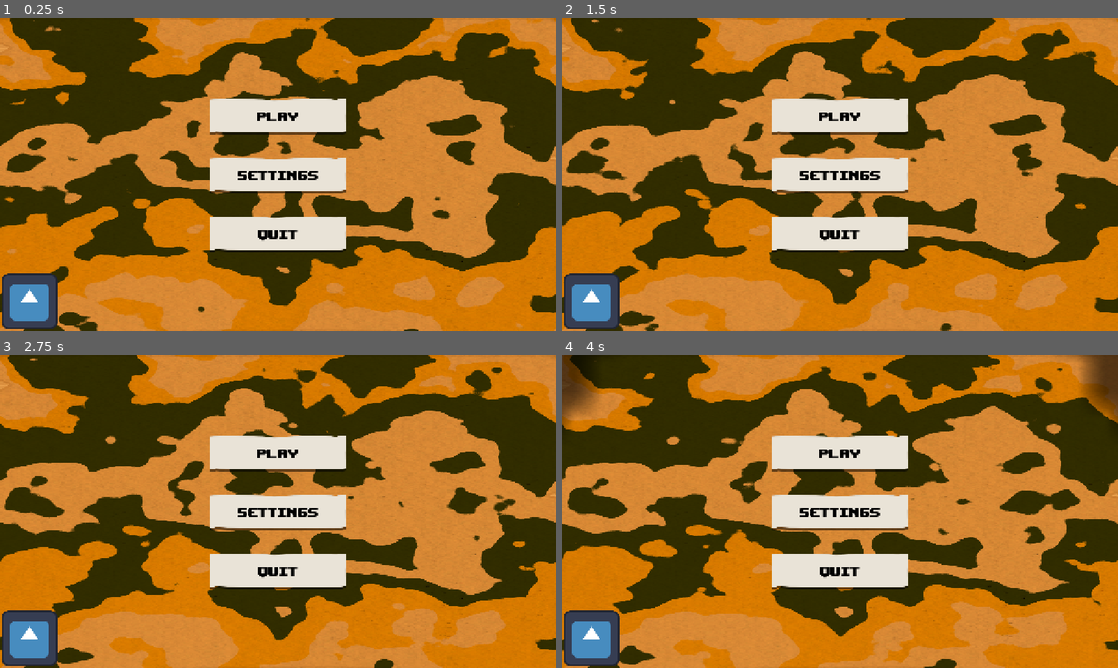
Above: before the commit, frames 1-4 (two rows, left to right).
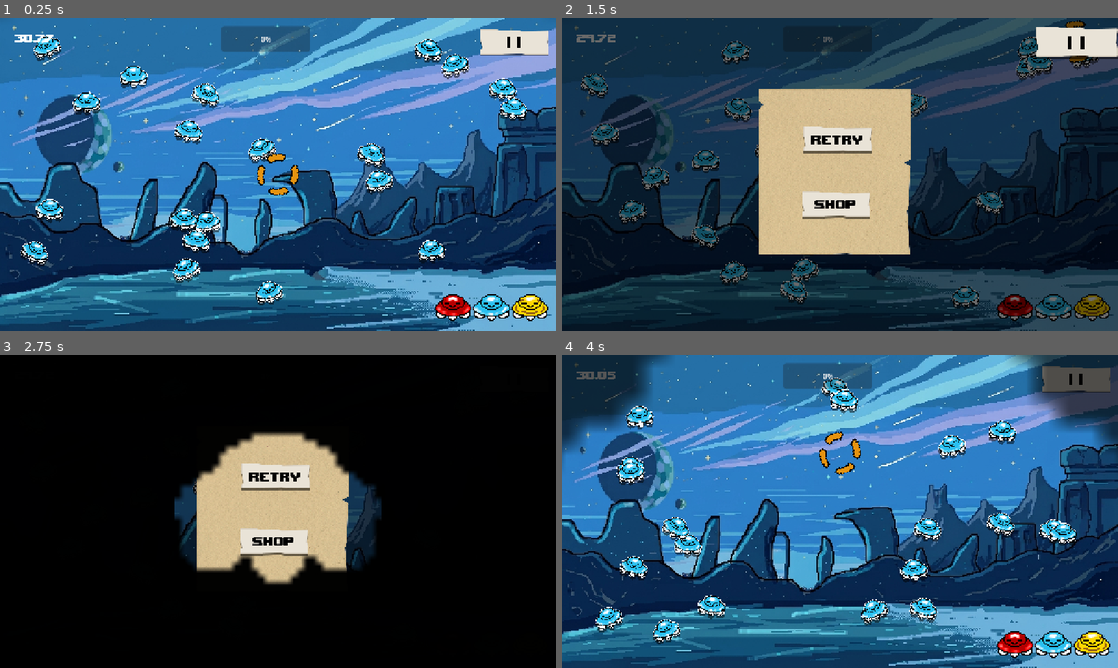
Above: after the commit, the same moments.

Repository: Orion784/paper_save
Game: Godot game, scene res://Scenes/game/game.tscn
Same seed, same stepped clock (60 frames per second), same inputs: the game is played once before the commit and once after it. The engine's default icon, where the game draws it, is replaced by a stand-in: a white triangle on a blue panel in a dark square.
Inputs (mouse positions are in pixels of both pictures, inside the frame that each line leads up to):
- Up to frame 1 (0.25 s): no input
- Up to frame 2 (1.5 s): click (656, 302) at 0.52 s; click (1079, 43) at 1.25 s, where only the run after the commit has a clickable "| |"
- Up to frame 3 (2.75 s): click (278, 477) at 2 s, where only the run after the commit has a clickable "retry"
- Up to frame 4 (4 s): click (840, 511) at 2.75 s, where only the run before the commit has a clickable "settings"; click (840, 452) at 3.5 s, where only the run before the commit has a clickable "play"

The runs differ from the first frame. In frame 1, 100% of the frame differs, in the area x 0-100%, y 0-100%; in frame 2, 100%; in frame 3, 100%; in frame 4, 100%.

Commit message:
tercer commit

Diff:
--- a/Scenes/game/UI/CustomUI/CustomButton/CustomButton.gd
+++ b/Scenes/game/UI/CustomUI/CustomButton/CustomButton.gd
@@ -1,14 +1,18 @@
 extends Button
+
+class_name CustomButton
+
 @export var container : Control
 # Called when the node enters the scene tree for the first time.
 @export var animation : TweenAnim
 @export var shadow: CustomShadow
 @export var current_shadow_size : Enums.ShadowSize
+@onready var textodelboton : RichTextLabel = $RichTextLabel
 
 func _ready() -> void:
 	if container:
 		shadow.container = container
-	$RichTextLabel.text = text
+	textodelboton.text = text
 	if current_shadow_size:
 		shadow.current_shadow_size = current_shadow_size
 
--- a/Scenes/game/entity_manager.gd
+++ b/Scenes/game/entity_manager.gd
@@ -3,6 +3,8 @@
 class_name EntityManager
 
 var play_area : Rect2
+var paused: bool = false
+signal experience_gained(amount:float)
 
 @onready var multimesh: MultiMesh = $MultiMeshInstance2D.multimesh
 @onready var damage_label: DamageNumbers = $DamageLabel
@@ -12,6 +14,7 @@
 const UFO_SPEED: float = 120.0   # píxeles por segundo
 const UFO_HEALTH: int = 3
 const UFO_RADIUS: float = 48.0
+const UFO_EXPERIENCE: float = 1
 #Datos de animación
 const PENDULUM_AMPLITUDE: float = 0.45   # radianes, unos 26° hacia cada lado
 const PENDULUM_SPEED: float = 2.5        # radianes de fase por segundo
@@ -23,6 +26,7 @@
 var positions: PackedVector2Array
 var velocities: PackedVector2Array
 var health: PackedInt32Array
+var experience: PackedFloat32Array
 #Datos de animación
 var phases: PackedFloat32Array
 var stun_timers: PackedFloat32Array
@@ -42,6 +46,7 @@
 	velocities.resize(MAX_UFOS)
 	phases.resize(MAX_UFOS)
 	health.resize(MAX_UFOS)
+	experience.resize(MAX_UFOS	)
 	stun_timers.resize(MAX_UFOS)
 	flash_timers.resize(MAX_UFOS)
 	death_timers.resize(MAX_UFOS)
@@ -75,10 +80,11 @@
 	return true
 
 func _process(delta: float) -> void:
-	update_movement(delta)
-	update_pendulum(delta)
-	update_flash(delta)
-	update_death(delta)
+	if !paused :
+		update_movement(delta)
+		update_pendulum(delta)
+		update_flash(delta)
+		update_death(delta)
 	sync_multimesh()
 
 func update_movement(delta: float) -> void:
@@ -162,6 +168,7 @@
 
 func apply_shoot(center : Vector2, radius : float, damage: int) -> void:
 	var hit_distance = intersection(radius)
+	var total_experience : int = 0
 	for i in range(active_count - 1, -1, -1):
 		if health[i] <= 0:
 			continue   # ya está muriendo, no se vuelve a golpear
@@ -172,8 +179,11 @@
 			if health[i] <= 0:
 				death_timers[i] = DEATH_TIME
 				stun_timers[i] = DEATH_TIME   # quieto (y vibrando) mientras muere
+				total_experience += 1
 			else:
 				stun_timers[i] = 0.50
+	if total_experience > 0 :
+		experience_gained.emit(total_experience * UFO_EXPERIENCE)
 
 func remove_ufo(i: int) -> void:
 	if i < 0 or i >= active_count:
@@ -192,7 +202,6 @@
 	active_count = 0
 	multimesh.visible_instance_count = 0
 
-
 #Funciones simples
 func distance(p1 : Vector2, p2 : Vector2) -> float:
 	var n : float
--- a/Scenes/game/game.tscn
+++ b/Scenes/game/game.tscn
@@ -33,6 +33,9 @@
 [ext_resource type="Texture2D" uid="uid://bx1vt6fswk4m6" path="res://Assets/mouse.png" id="22_yl8fu"]
 [ext_resource type="Script" uid="uid://b14bd117adk2r" path="res://Scenes/game/damage_label.gd" id="23_dlt2v"]
 [ext_resource type="FontFile" uid="uid://c5pdyt8k2ko6q" path="res://Assets/Hey Comic.ttf" id="24_tawbq"]
+[ext_resource type="Script" uid="uid://bc1w8xkm34go6" path="res://Scenes/game/stage_canvas.gd" id="30_aeitv"]
+[ext_resource type="FontFile" uid="uid://b7633adwlstvg" path="res://Assets/upheavtt.ttf" id="31_2700v"]
+[ext_resource type="Texture2D" uid="uid://d3tnvnm0w1hrk" path="res://Assets/UFOS/golden ufo.png" id="33_5a7di"]
 
 [sub_resource type="FastNoiseLite" id="FastNoiseLite_duc3a"]
 noise_type = 2
@@ -105,6 +108,7 @@
 
 [node name="Game" type="Node2D" unique_id=1666873034 node_paths=PackedStringArray("state_node")]
 script = ExtResource("1_d0b77")
+opening_state = 2
 state_node = [NodePath("MainMenu"), NodePath("Shop"), NodePath("Stage")]
 
 [node name="Data" type="Node2D" parent="." unique_id=1750733494]
@@ -125,7 +129,8 @@
 [node name="ShopStatus" type="Node" parent="Data" unique_id=1844910751]
 
 [node name="Background" type="CanvasLayer" parent="." unique_id=539190627]
-layer = -1
+layer = -2
+visible = false
 
 [node name="ColorRect" type="ColorRect" parent="Background" unique_id=1852096254]
 material = SubResource("ShaderMaterial_2ov6r")
@@ -150,9 +155,10 @@
 [node name="MainMenu" type="Node2D" parent="." unique_id=1820613610]
 script = ExtResource("2_6y3i1")
 
-[node name="CanvasLayer" type="CanvasLayer" parent="MainMenu" unique_id=1177897169]
-
-[node name="Control" type="Control" parent="MainMenu/CanvasLayer" unique_id=1940642793]
+[node name="MenuCanvas" type="CanvasLayer" parent="MainMenu" unique_id=1177897169]
+visible = false
+
+[node name="Control" type="Control" parent="MainMenu/MenuCanvas" unique_id=1940642793]
 layout_mode = 3
 anchors_preset = 15
 anchor_right = 1.0
@@ -160,24 +166,24 @@
 grow_horizontal = 2
 grow_vertical = 2
 
-[node name="MarginLinks" type="PanelContainer" parent="MainMenu/CanvasLayer/Control" unique_id=854200289]
+[node name="MarginLinks" type="PanelContainer" parent="MainMenu/MenuCanvas/Control" unique_id=854200289]
 layout_mode = 0
 offset_right = 424.0
 offset_bottom = 720.0
 size_flags_horizontal = 3
 theme_override_styles/panel = SubResource("StyleBoxEmpty_1y1g7")
 
-[node name="VBoxContainer" type="VBoxContainer" parent="MainMenu/CanvasLayer/Control/MarginLinks" unique_id=1324434602]
+[node name="VBoxContainer" type="VBoxContainer" parent="MainMenu/MenuCanvas/Control/MarginLinks" unique_id=1324434602]
 layout_mode = 2
 theme_override_constants/separation = 50
 alignment = 2
 
-[node name="Button" type="Button" parent="MainMenu/CanvasLayer/Control/MarginLinks/VBoxContainer" unique_id=1637380023]
+[node name="Button" type="Button" parent="MainMenu/MenuCanvas/Control/MarginLinks/VBoxContainer" unique_id=1637380023]
 layout_mode = 2
 icon = ExtResource("12_ii7ab")
 flat = true
 
-[node name="Buttons" type="VBoxContainer" parent="MainMenu/CanvasLayer/Control" unique_id=316849788]
+[node name="Buttons" type="VBoxContainer" parent="MainMenu/MenuCanvas/Control" unique_id=316849788]
 layout_mode = 1
 anchors_preset = 8
 anchor_left = 0.5
@@ -193,26 +199,25 @@
 theme_override_constants/separation = 50
 alignment = 1
 
-[node name="Play" parent="MainMenu/CanvasLayer/Control/Buttons" unique_id=88439538 node_paths=PackedStringArray("container") instance=ExtResource("5_hy3pq")]
+[node name="Play" parent="MainMenu/MenuCanvas/Control/Buttons" unique_id=88439538 node_paths=PackedStringArray("container") instance=ExtResource("5_hy3pq")]
 layout_mode = 2
 text = "play"
 icon = ExtResource("12_btxna")
 container = NodePath("..")
 
-[node name="Settings" parent="MainMenu/CanvasLayer/Control/Buttons" unique_id=1348949294 node_paths=PackedStringArray("container") instance=ExtResource("5_hy3pq")]
+[node name="Settings" parent="MainMenu/MenuCanvas/Control/Buttons" unique_id=1348949294 node_paths=PackedStringArray("container") instance=ExtResource("5_hy3pq")]
 layout_mode = 2
 text = "settings"
 icon = ExtResource("12_btxna")
 container = NodePath("..")
 
-[node name="Quit" parent="MainMenu/CanvasLayer/Control/Buttons" unique_id=11511914 node_paths=PackedStringArray("container") instance=ExtResource("5_hy3pq")]
+[node name="Quit" parent="MainMenu/MenuCanvas/Control/Buttons" unique_id=11511914 node_paths=PackedStringArray("container") instance=ExtResource("5_hy3pq")]
 layout_mode = 2
 text = "quit"
 icon = ExtResource("12_btxna")
 container = NodePath("..")
 
-[node name="LucyTexture" type="TextureRect" parent="MainMenu/CanvasLayer/Control" unique_id=332650765]
-visible = false
+[node name="LucyTexture" type="TextureRect" parent="MainMenu/MenuCanvas/Control" unique_id=332650765]
 custom_minimum_size = Vector2(400, 400)
 layout_mode = 1
 anchors_preset = 11
@@ -230,9 +235,10 @@
 [node name="Shop" type="Node2D" parent="." unique_id=1383714936]
 script = ExtResource("7_6y3i1")
 
-[node name="CanvasLayer" type="CanvasLayer" parent="Shop" unique_id=426446954]
-
-[node name="Control" type="Control" parent="Shop/CanvasLayer" unique_id=831682384]
+[node name="ShopCanvas" type="CanvasLayer" parent="Shop" unique_id=426446954]
+visible = false
+
+[node name="Control" type="Control" parent="Shop/ShopCanvas" unique_id=831682384]
 layout_mode = 3
 anchors_preset = 15
 anchor_right = 1.0
@@ -240,7 +246,7 @@
 grow_horizontal = 2
 grow_vertical = 2
 
-[node name="HBoxContainer" type="HBoxContainer" parent="Shop/CanvasLayer/Control" unique_id=2031725786]
+[node name="HBoxContainer" type="HBoxContainer" parent="Shop/ShopCanvas/Control" unique_id=2031725786]
 layout_mode = 1
 anchors_preset = 9
 anchor_bottom = 1.0
@@ -250,38 +256,38 @@
 size_flags_horizontal = 4
 theme_override_constants/separation = 25
 
-[node name="Arrow1" parent="Shop/CanvasLayer/Control/HBoxContainer" unique_id=241590845 instance=ExtResource("5_hy3pq")]
+[node name="Arrow1" parent="Shop/ShopCanvas/Control/HBoxContainer" unique_id=241590845 instance=ExtResource("5_hy3pq")]
 layout_mode = 2
 icon = ExtResource("15_tvnbm")
 
-[node name="StickerSheets" type="PanelContainer" parent="Shop/CanvasLayer/Control/HBoxContainer" unique_id=1154503702 node_paths=PackedStringArray("stack")]
+[node name="StickerSheets" type="PanelContainer" parent="Shop/ShopCanvas/Control/HBoxContainer" unique_id=1154503702 node_paths=PackedStringArray("stack")]
 layout_mode = 2
 theme_override_styles/panel = SubResource("StyleBoxEmpty_006r0")
 script = ExtResource("16_68wwg")
 stack = [NodePath("Sheet0"), NodePath("Sheet1"), NodePath("Sheet2")]
 
-[node name="Sheet2" parent="Shop/CanvasLayer/Control/HBoxContainer/StickerSheets" unique_id=96412486 instance=ExtResource("13_2kyel")]
+[node name="Sheet2" parent="Shop/ShopCanvas/Control/HBoxContainer/StickerSheets" unique_id=96412486 instance=ExtResource("13_2kyel")]
 layout_mode = 2
 offset_transform_enabled = true
 
-[node name="Sheet1" parent="Shop/CanvasLayer/Control/HBoxContainer/StickerSheets" unique_id=1890295091 instance=ExtResource("13_2kyel")]
+[node name="Sheet1" parent="Shop/ShopCanvas/Control/HBoxContainer/StickerSheets" unique_id=1890295091 instance=ExtResource("13_2kyel")]
 modulate = Color(1, 1, 0.20392157, 1)
 layout_mode = 2
 offset_transform_enabled = true
 
-[node name="Sheet0" parent="Shop/CanvasLayer/Control/HBoxContainer/StickerSheets" unique_id=1278150484 node_paths=PackedStringArray("container") instance=ExtResource("13_2kyel")]
+[node name="Sheet0" parent="Shop/ShopCanvas/Control/HBoxContainer/StickerSheets" unique_id=1278150484 node_paths=PackedStringArray("container") instance=ExtResource("13_2kyel")]
 modulate = Color(1, 0.5647059, 1, 1)
 layout_mode = 2
 offset_transform_enabled = true
 offset_transform_visual_only = false
 container = NodePath("../..")
 
-[node name="Arrow2" parent="Shop/CanvasLayer/Control/HBoxContainer" unique_id=1315038082 node_paths=PackedStringArray("container") instance=ExtResource("5_hy3pq")]
+[node name="Arrow2" parent="Shop/ShopCanvas/Control/HBoxContainer" unique_id=1315038082 node_paths=PackedStringArray("container") instance=ExtResource("5_hy3pq")]
 layout_mode = 2
 icon = ExtResource("18_mmnmt")
 container = NodePath("..")
 
-[node name="VBoxContainer" type="VBoxContainer" parent="Shop/CanvasLayer/Control" unique_id=1735525267]
+[node name="VBoxContainer" type="VBoxContainer" parent="Shop/ShopCanvas/Control" unique_id=1735525267]
 layout_mode = 1
 anchors_preset = 11
 anchor_left = 1.0
@@ -294,7 +300,7 @@
 grow_vertical = 2
 alignment = 2
 
-[node name="Ready" parent="Shop/CanvasLayer/Control/VBoxContainer" unique_id=1731063591 node_paths=PackedStringArray("container") instance=ExtResource("5_hy3pq")]
+[node name="Ready" parent="Shop/ShopCanvas/Control/VBoxContainer" unique_id=1731063591 node_paths=PackedStringArray("container") instance=ExtResource("5_hy3pq")]
 layout_mode = 2
 text = "Ready"
 icon = ExtResource("18_68wwg")
@@ -302,6 +308,21 @@
 
 [node name="Stage" type="Node2D" parent="." unique_id=162588584]
 script = ExtResource("8_meiaf")
+
+[node name="Background" type="CanvasLayer" parent="Stage" unique_id=652184466]
+layer = -1
+
+[node name="TextureRect" type="TextureRect" parent="Stage/Background" unique_id=1279956834]
+anchors_preset = 15
+anchor_right = 1.0
+anchor_bottom = 1.0
+grow_horizontal = 2
+grow_vertical = 2
+texture = ExtResource("19_btxna")
+expand_mode = 1
+
+[node name="Timer" type="Timer" parent="Stage" unique_id=938371162]
+one_shot = true
 
 [node name="Player" type="Node2D" parent="Stage" unique_id=888585195]
 position = Vector2(179, 160)
@@ -339,17 +360,116 @@
 font = ExtResource("24_tawbq")
 gradient = SubResource("Gradient_tawbq")
 
-[node name="CanvasLayer" type="CanvasLayer" parent="Stage" unique_id=1125312283]
-layer = -1
-
-[node name="TextureRect" type="TextureRect" parent="Stage/CanvasLayer" unique_id=1279956834]
-anchors_preset = 15
-anchor_right = 1.0
-anchor_bottom = 1.0
-grow_horizontal = 2
-grow_vertical = 2
+[node name="StageCanvas" type="CanvasLayer" parent="Stage" unique_id=1125312283 node_paths=PackedStringArray("time_label", "progress_bar", "menu", "menu_shade", "menu_button")]
+script = ExtResource("30_aeitv")
+time_label = NodePath("Control/TimeLabel")
+progress_bar = NodePath("Control/StageProgressBar")
+menu = NodePath("Control/Menu")
+menu_shade = NodePath("Control/MenuShade")
+menu_button = NodePath("Control/MenuButton")
+
+[node name="Control" type="Control" parent="Stage/StageCanvas" unique_id=195308058]
+layout_mode = 3
+anchors_preset = 15
+anchor_right = 1.0
+anchor_bottom = 1.0
+grow_horizontal = 2
+grow_vertical = 2
+
+[node name="TimeLabel" type="Label" parent="Stage/StageCanvas/Control" unique_id=324129299]
+layout_mode = 0
+offset_left = 34.0
+offset_top = 28.0
+offset_right = 248.0
+offset_bottom = 61.0
+theme_override_fonts/font = ExtResource("31_2700v")
+theme_override_font_sizes/font_size = 35
+text = "kjasnjknfa"
+
+[node name="BulletChamber" type="HBoxContainer" parent="Stage/StageCanvas/Control" unique_id=2011793062]
+layout_mode = 0
+offset_left = 1000.0
+offset_top = 623.0
+offset_right = 1263.0
+offset_bottom = 708.0
+alignment = 2
+
+[node name="TextureRect2" type="TextureRect" parent="Stage/StageCanvas/Control/BulletChamber" unique_id=1332962249]
+layout_mode = 2
+texture = ExtResource("13_hxkax")
+expand_mode = 3
+
+[node name="TextureRect" type="TextureRect" parent="Stage/StageCanvas/Control/BulletChamber" unique_id=1599821530]
+layout_mode = 2
+texture = ExtResource("21_68wwg")
+expand_mode = 3
+
+[node name="TextureRect3" type="TextureRect" parent="Stage/StageCanvas/Control/BulletChamber" unique_id=404334034]
+layout_mode = 2
+texture = ExtResource("33_5a7di")
+expand_mode = 2
+
+[node name="StageProgressBar" type="ProgressBar" parent="Stage/StageCanvas/Control" unique_id=375365708]
+layout_mode = 0
+offset_left = 510.0
+offset_top = 19.0
+offset_right = 714.0
+offset_bottom = 78.0
+max_value = 10.0
+allow_greater = true
+
+[node name="MenuShade" type="TextureRect" parent="Stage/StageCanvas/Control" unique_id=1578396438]
+visible = false
+modulate = Color(0, 0, 0, 0.5882353)
+layout_mode = 1
+anchors_preset = 15
+anchor_right = 1.0
+anchor_bottom = 1.0
+offset_left = -48.0
+offset_top = -24.0
+offset_right = 48.0
+offset_bottom = 24.0
+grow_horizontal = 2
+grow_vertical = 2
+mouse_filter = 0
 texture = ExtResource("19_btxna")
+
+[node name="MenuButton" parent="Stage/StageCanvas/Control" unique_id=915991918 instance=ExtResource("5_hy3pq")]
+layout_mode = 1
+offset_left = 462.0
+offset_top = -338.0
+offset_right = 627.0
+offset_bottom = -273.0
+text = "| |"
+icon = ExtResource("18_68wwg")
+
+[node name="Menu" type="TextureRect" parent="Stage/StageCanvas/Control" unique_id=394418137]
+visible = false
+layout_mode = 0
+offset_left = 452.0
+offset_top = 163.0
+offset_right = 803.0
+offset_bottom = 545.0
+texture = ExtResource("9_27ybv")
 expand_mode = 1
+
+[node name="CustomButton2" parent="Stage/StageCanvas/Control/Menu" unique_id=904309247 instance=ExtResource("5_hy3pq")]
+layout_mode = 1
+offset_left = -75.5
+offset_top = -108.0
+offset_right = 89.5
+offset_bottom = -43.0
+text = "retry"
+icon = ExtResource("18_68wwg")
+
+[node name="CustomButton" parent="Stage/StageCanvas/Control/Menu" unique_id=343202504 instance=ExtResource("5_hy3pq")]
+layout_mode = 1
+offset_left = -79.5
+offset_top = 41.0
+offset_right = 85.5
+offset_bottom = 106.0
+text = "shop"
+icon = ExtResource("18_68wwg")
 
 [node name="Transition" type="CanvasLayer" parent="." unique_id=517670231]
 
@@ -361,6 +481,9 @@
 grow_horizontal = 2
 grow_vertical = 2
 script = ExtResource("13_ii7ab")
+duration_in = 1.0
+duration_out = 0.8
+await_time = 0.5
 
 [node name="bloqueador xd" type="ColorRect" parent="Transition" unique_id=1318035115]
 anchors_preset = 15
@@ -372,10 +495,17 @@
 script = ExtResource("19_2kyel")
 
 [connection signal="state_change" from="MainMenu" to="." method="state_transition"]
-[connection signal="button_down" from="MainMenu/CanvasLayer/Control/Buttons/Play" to="MainMenu" method="_on_button_play"]
-[connection signal="button_down" from="MainMenu/CanvasLayer/Control/Buttons/Quit" to="MainMenu" method="_on_button_quit"]
+[connection signal="button_down" from="MainMenu/MenuCanvas/Control/Buttons/Play" to="MainMenu" method="_on_button_play"]
+[connection signal="button_down" from="MainMenu/MenuCanvas/Control/Buttons/Quit" to="MainMenu" method="_on_button_quit"]
 [connection signal="state_change" from="Shop" to="." method="state_transition"]
-[connection signal="button_down" from="Shop/CanvasLayer/Control/HBoxContainer/Arrow1" to="Shop/CanvasLayer/Control/HBoxContainer/StickerSheets" method="move_front"]
-[connection signal="button_down" from="Shop/CanvasLayer/Control/HBoxContainer/Arrow2" to="Shop/CanvasLayer/Control/HBoxContainer/StickerSheets" method="move_behind"]
-[connection signal="button_down" from="Shop/CanvasLayer/Control/VBoxContainer/Ready" to="Shop" method="_on_button_ready"]
+[connection signal="button_down" from="Shop/ShopCanvas/Control/HBoxContainer/Arrow1" to="Shop/ShopCanvas/Control/HBoxContainer/StickerSheets" method="move_front"]
+[connection signal="button_down" from="Shop/ShopCanvas/Control/HBoxContainer/Arrow2" to="Shop/ShopCanvas/Control/HBoxContainer/StickerSheets" method="move_behind"]
+[connection signal="button_down" from="Shop/ShopCanvas/Control/VBoxContainer/Ready" to="Shop" method="_on_button_ready"]
+[connection signal="state_change" from="Stage" to="." method="state_transition"]
+[connection signal="timeout" from="Stage/Timer" to="Stage" method="_on_timer_timeout"]
 [connection signal="shoot_fired" from="Stage/Player" to="Stage" method="shoot_fired"]
+[connection signal="experience_gained" from="Stage/EntityManager" to="Stage" method="experience_gained"]
+[connection signal="pause" from="Stage/StageCanvas" to="Stage" method="_on_pause"]
+[connection signal="button_down" from="Stage/StageCanvas/Control/MenuButton" to="Stage/StageCanvas" method="_on_menu_button"]
+[connection signal="button_down" from="Stage/StageCanvas/Control/Menu/CustomButton2" to="Stage" method="on_button_retry"]
+[connection signal="pressed" from="Stage/StageCanvas/Control/Menu/CustomButton" to="Stage" method="on_button_shop"]
--- a/Scenes/game/main_menu.gd
+++ b/Scenes/game/main_menu.gd
@@ -14,11 +14,11 @@
 
 
 func init():
-	$CanvasLayer.visible = true
+	$MenuCanvas.visible = true
 	pass
 
 func dispose():
-	$CanvasLayer.visible = false
+	$MenuCanvas.visible = false
 
 	pass
 
--- a/Scenes/game/player.gd
+++ b/Scenes/game/player.gd
@@ -8,6 +8,8 @@
 @export var shot_timer: float = 0.5
 #@export var recharge_speed : float
 #@export var ammo : int
+
+var paused : bool = false
 
 signal shoot_fired(center: Vector2, radius: float, damage:float)
 
@@ -22,17 +24,13 @@
 
 # Called every frame. 'delta' is the elapsed time since the previous frame.
 func _process(_delta: float) -> void:
-	$Sprite2D.rotation += _delta * 3
-	if $Sprite2D.rotation > 360:
-		$Sprite2D.rotation = 0
 	position = get_global_mouse_position()
+	if !paused:
+		$Sprite2D.rotation += _delta * 3
+		if $Sprite2D.rotation > 360:
+			$Sprite2D.rotation = 0
+		update_damage(_delta)
 
-	if shot_timer > 0.0:
-		shot_timer -= _delta
-	else:
-		shoot_fired.emit(global_position, radius, damage_output())
-		shot_timer = 0.5
-	pass
 
 func damage_output() -> float:
 	if randf() <= crit_chance:
@@ -40,6 +38,13 @@
 	else:
 		return base_damage #se envia el rango, el daño, el multiplicador
 
-func _unhandled_input(event: InputEvent) -> void:
-	if event.is_action_pressed("shoot"):
+func update_damage(_delta) -> void:
+	if shot_timer > 0.0:
+		shot_timer -= _delta
+	else:
 		shoot_fired.emit(global_position, radius, damage_output())
+		shot_timer = 0.5
+	pass
+#func _unhandled_input(event: InputEvent) -> void:
+	#if event.is_action_pressed("shoot"):
+		#shoot_fired.emit(global_position, radius, damage_output())
--- /dev/null
+++ b/Scenes/game/progress_bar.gd
@@ -0,0 +1,11 @@
+extends ProgressBar
+
+
+# Called when the node enters the scene tree for the first time.
+func _ready() -> void:
+	pass # Replace with function body.
+
+
+# Called every frame. 'delta' is the elapsed time since the previous frame.
+func _process(delta: float) -> void:
+	pass
--- a/Scenes/game/shop.gd
+++ b/Scenes/game/shop.gd
@@ -14,11 +14,11 @@
 
 
 func init():
-	$CanvasLayer.visible = true
+	$ShopCanvas.visible = true
 	pass
 
 func dispose():
-	$CanvasLayer.visible = false
+	$ShopCanvas.visible = false
 	pass
 
 
--- a/Scenes/game/stage.gd
+++ b/Scenes/game/stage.gd
@@ -1,6 +1,7 @@
 extends Node2D
 
 class_name Stage
+signal state_change(GameState)
 
 # Called when the node enters the scene tree for the first time.
 func _ready() -> void:
@@ -9,19 +10,57 @@
 
 # Called every frame. 'delta' is the elapsed time since the previous frame.
 func _process(_delta: float) -> void:
+	$StageCanvas.time_left = $Timer.time_left
 	pass
 
 func init():
+	$EntityManager.start_ufos()
+	$Timer.start(31)
 	visible = true
-	$CanvasLayer.visible = true
-	$EntityManager.start_ufos()
+	$Background.visible = true
+	$StageCanvas.init()
+	$Player.paused = false
+	$Timer.paused = false
+	$EntityManager.paused = false
+
 	pass
 
 func dispose():
-	$CanvasLayer.visible = false
+	$Background.visible = false
 	visible = false
+	$StageCanvas.dispose()
+	$EntityManager.clear_ufos()
+	$Timer.stop()
+	pass
+
+func on_button_shop() -> void:
+	state_change.emit(Enums.GameState.SHOP)
 	pass
 
 func shoot_fired(center:Vector2, radius : float, damage: float) -> void:
 	$EntityManager.apply_shoot(center,radius,damage)
+	#le decimos a stagecanvas que disminuya el [chamber]
 	pass
+
+
+func on_button_retry() -> void:
+	state_change.emit(Enums.GameState.STAGE)
+	pass # Replace with function body.
+
+
+func _on_timer_timeout() -> void:
+	$StageCanvas.time_out()
+	$Player.paused = true
+
+	pass # Replace with function body.
+
+func _on_pause() -> void:
+	$EntityManager.paused = !$EntityManager.paused
+	$Timer.paused = !$Timer.paused
+	$Player.paused = !$Player.paused
+	pass # Replace with function body.
+
+
+func experience_gained(amount: float) -> void:
+	$StageCanvas.fill_progress_bar(amount)
+	pass # Replace with function body.
--- /dev/null
+++ b/Scenes/game/stage_canvas.gd
@@ -0,0 +1,59 @@
+extends CanvasLayer
+
+@export var time_label : Label
+@export var progress_bar : ProgressBar
+@export var menu : TextureRect
+@export var menu_shade : TextureRect
+@export var menu_button : CustomButton
+
+signal pause
+
+var time_left : float = 0
+
+# Called when the node enters the scene tree for the first time.
+func _ready() -> void:
+	pass # Replace with function body.
+
+
+# Called every frame. 'delta' is the elapsed time since the previous frame.
+func _process(delta: float) -> void:
+	show_time_left(delta)
+	pass
+
+func fill_progress_bar(amount:float) -> void:
+	progress_bar.value += amount
+	pass
+
+func show_time_left(_delta) -> void :
+	time_label.text = str(snapped(time_left, 0.01))
+	pass
+
+func time_out() -> void:
+	menu.visible = true
+	menu_shade.visible = true
+
+func _on_menu_button() -> void:
+	if time_left > 0:
+		menu.visible = !menu.visible
+		menu_shade.visible = menu.visible
+		pause.emit()
+	pass # Replace with function body.
+
+func init() -> void:
+	self.visible = true
+	time_label.visible = true
+	progress_bar.visible = true
+	menu_button.visible = true
+	menu.visible = false
+	menu_shade.visible = false
+	progress_bar.value = 0
+	pass
+
+func dispose() -> void:
+	self.visible = false
+	time_label.visible = false
+	progress_bar.visible = false
+	menu_button.visible = false
+	menu.visible = false
+	menu_shade.visible = false
+	pass
--- /dev/null
+++ b/Scenes/game/submenu.gd
@@ -0,0 +1,17 @@
+extends TextureRect
+
+
+# Called when the node enters the scene tree for the first time.
+func _ready() -> void:
+	pass # Replace with function body.
+
+
+# Called every frame. 'delta' is the elapsed time since the previous frame.
+func _process(delta: float) -> void:
+	pass
+
+
+func _on_custom_button_button_down() -> void:
+	visible = !visible
+	$"../bloqueador".visible = visible
+	pass # Replace with function body.
--- /dev/null
+++ b/Scenes/game/timer.gd
@@ -0,0 +1,12 @@
+extends Timer
+
+
+# Called when the node enters the scene tree for the first time.
+func _ready() -> void:
+	pass # Replace with function body.
+
+
+# Called every frame. 'delta' is the elapsed time since the previous frame.
+func _process(delta: float) -> void:
+	$CustomButton2.textodelboton.text = str(int(time_left))
+	pass
Not shown, added: Scenes/game/progress_bar.gd.uid
Not shown, added: Scenes/game/stage_canvas.gd.uid
Not shown, added: Scenes/game/submenu.gd.uid
Not shown, added: Scenes/game/timer.gd.uid
